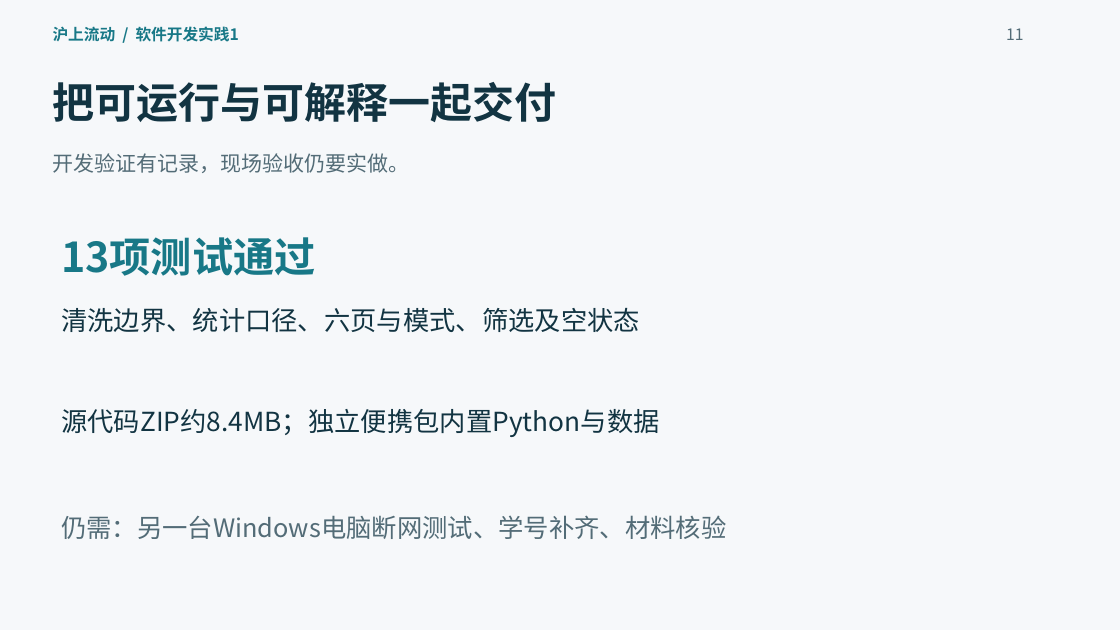
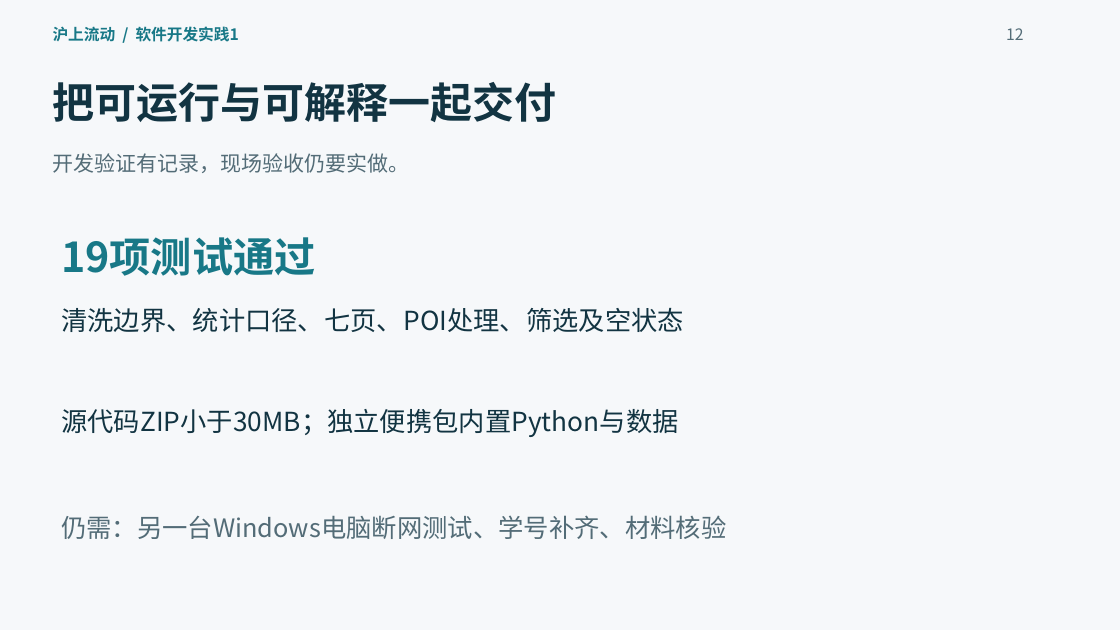
Before and after one commit to bult-0509/WA1, a slide deck: slide 12 of docs/deliverables/答辩PPT.pptx (slide 11 before the commit). Drawn at 1120x630 pixels with LibreOffice and Linux fonts; fonts in the diff are those of the drawing. Boxes give left, top, right and bottom in pixels: in the first picture for what was removed or moved away, otherwise in the second. Text is boxed around its words. In the diff, an @@ line names an element or a change of style, - is before the commit and + after.

```diff
--- a/docs/deliverables/答辩PPT.pptx
+++ b/docs/deliverables/答辩PPT.pptx
@@ text at <box>1006,28,1023,40</box>: text changed @@
-11
+12
@@ text at <box>61,237,315,276</box>: text changed @@
-13项测试通过
+19项测试通过
@@ text at <box>61,308,684,332</box>: text changed @@
-清洗边界、统计口径、六页与模式、筛选及空状态
+清洗边界、统计口径、七页、POI处理、筛选及空状态
@@ text at <box>61,409,678,437</box>: text changed @@
-源代码ZIP约8.4MB；独立便携包内置Python与数据
+源代码ZIP小于30MB；独立便携包内置Python与数据
```
Also in this commit, not shown: 5 other slides changed, 1 slide added, 25 other files.
